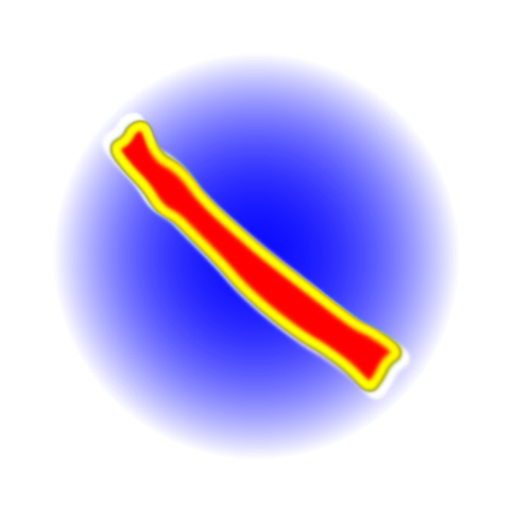
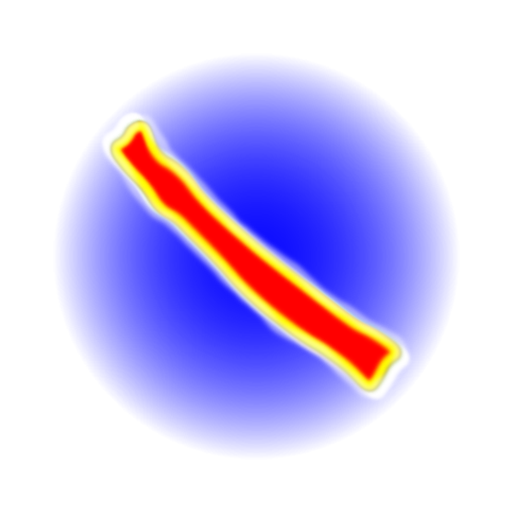
Two versions of the same layered image (512×512). Layer-by-layer changes:
renamed "Слой 3" to "Group 1", blend addition → normal, painted on it over [left=102, top=112, right=410, bottom=400]
removed layer "Слой 2" (was addition) over [left=106, top=117, right=407, bottom=396]
removed layer "Слой 1" (was addition) over [left=102, top=112, right=410, bottom=400]
